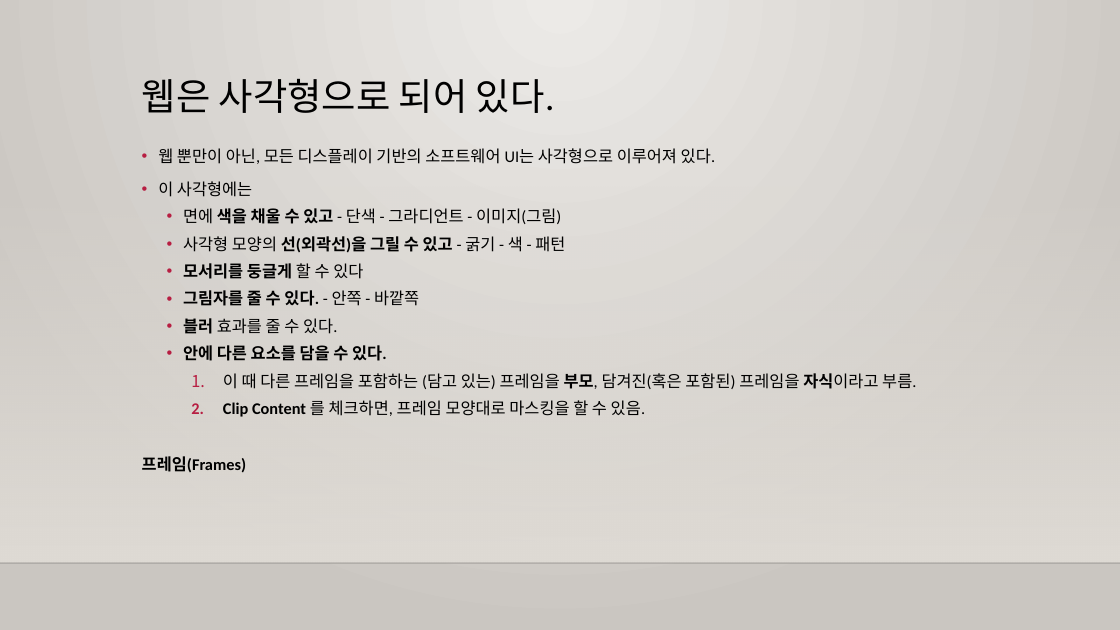
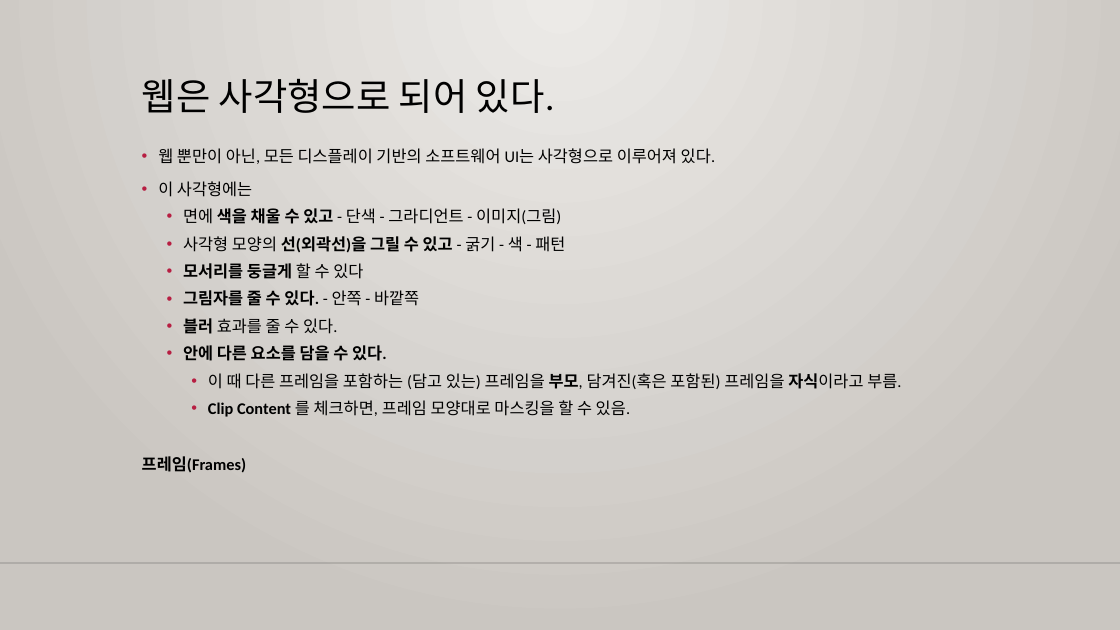
Before and after one commit to m00nlygreat/obsidian-vault, a slide deck: slide 6 of 노코드 엔지니어링/피그마로 UI 디자인하기.pptx. Drawn at 1120x630 pixels with LibreOffice and Linux fonts; fonts in the diff are those of the drawing; background and template pictures are left out. Boxes give left, top, right and bottom in pixels: in the first picture for what was removed or moved away, otherwise in the second. Text is boxed around its words. In the diff, an @@ line names an element or a change of style, - is before the commit and + after.

```diff
--- a/노코드 엔지니어링/피그마로 UI 디자인하기.pptx
+++ b/노코드 엔지니어링/피그마로 UI 디자인하기.pptx
@@ rectangle removed at [0, 186, 1120, 563] @@
@@ text at [208, 373, 901, 417]: bullet 1. to • @@
```
Also in this commit, not shown: 23 other slides changed.
